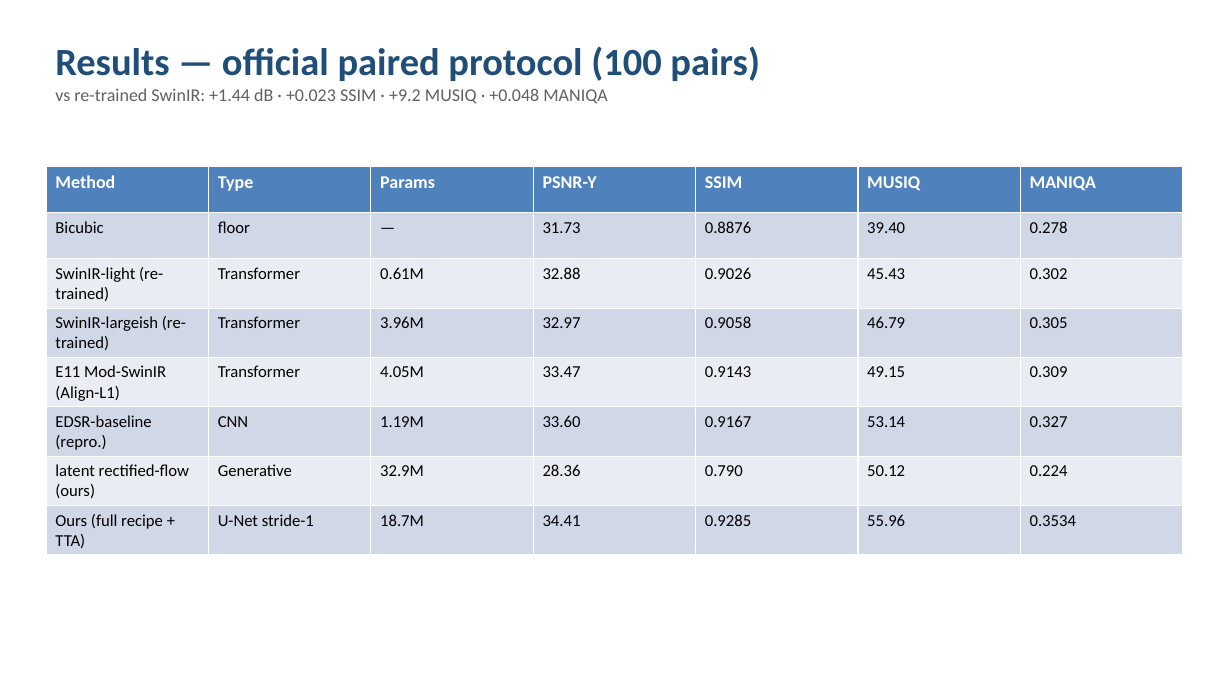
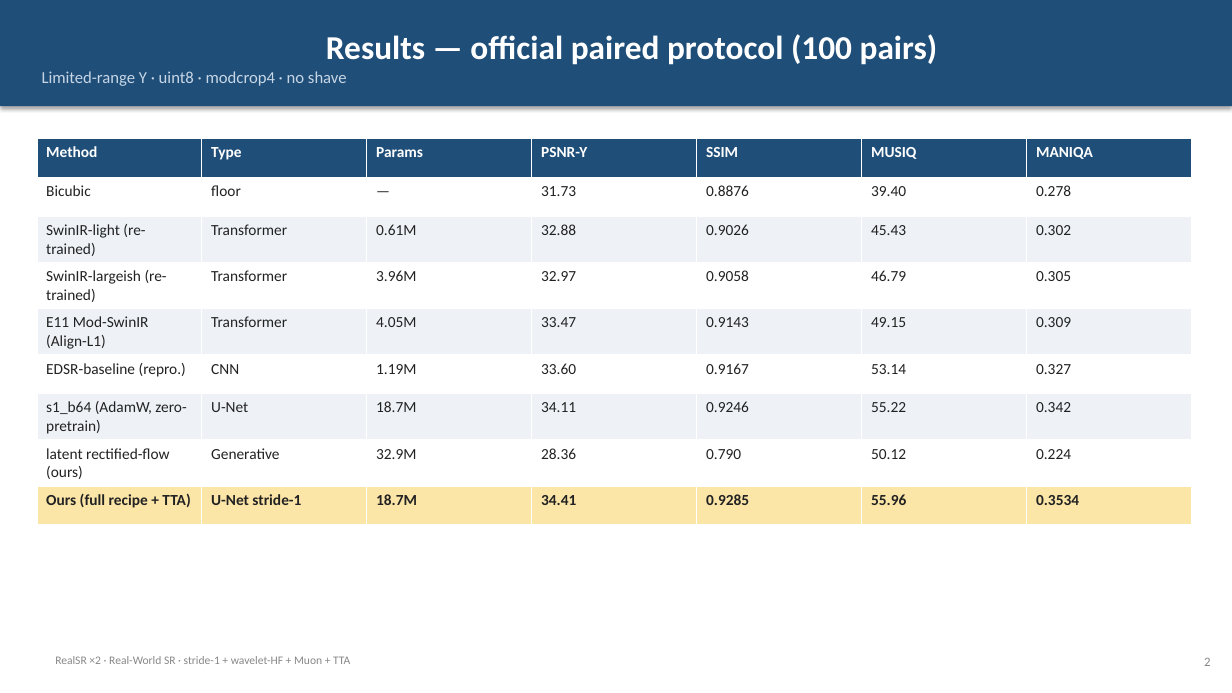
Before and after one commit to KiritoFD/SwinIR-refine, a slide deck: slide 3 of docs/slides.pptx (slide 4 before the commit). Drawn at 1232x693 pixels with LibreOffice and Linux fonts; fonts in the diff are those of the drawing. Boxes give left, top, right and bottom in pixels: in the first picture for what was removed or moved away, otherwise in the second. Text is boxed around its words. In the diff, an @@ line names an element or a change of style, - is before the commit and + after.

```diff
--- a/docs/slides.pptx
+++ b/docs/slides.pptx
@@ rectangle added at (x1=0, y1=0, x2=1232, y2=106), fill #1F4E79, 26 pt, text #FFFFFF, bold @@
+Results — official paired protocol (100 pairs)
+Limited-range Y · uint8 · modcrop4 · no shave
@@ text removed at (x1=55, y1=46, x2=760, y2=104) @@
-Results — official paired protocol (100 pairs)
-vs re-trained SwinIR: +1.44 dB · +0.023 SSIM · +9.2 MUSIQ · +0.048 MANIQA
@@ table at (x1=37, y1=139, x2=1195, y2=512) @@
+row 7: s1_b64 (AdamW, zero-pretrain) | U-Net | 18.7M | 34.11 | 0.9246 | 55.22 | 0.342
@@ table resized from (x1=46, y1=166, x2=1185, y2=552) to (x1=37, y1=139, x2=1195, y2=512) @@
@@ text added at (x1=55, y1=656, x2=350, y2=664), 9 pt, text #888888 @@
+RealSR ×2 · Real-World SR · stride-1 + wavelet-HF + Muon + TTA
@@ text added at (x1=1204, y1=658, x2=1210, y2=666), 10 pt, text #888888 @@
+2
```
Also in this commit, not shown: 5 other slides changed, 6 slides added, 5 slides removed, 7 other files.
